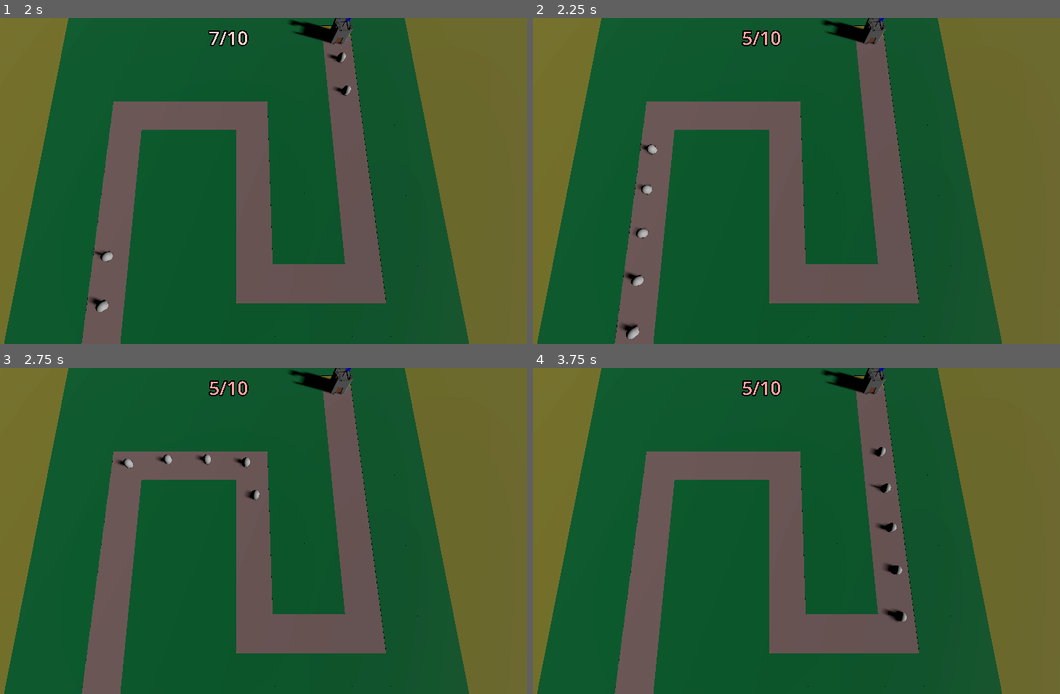
Above: before the commit, frames 1-4 (two rows, left to right).
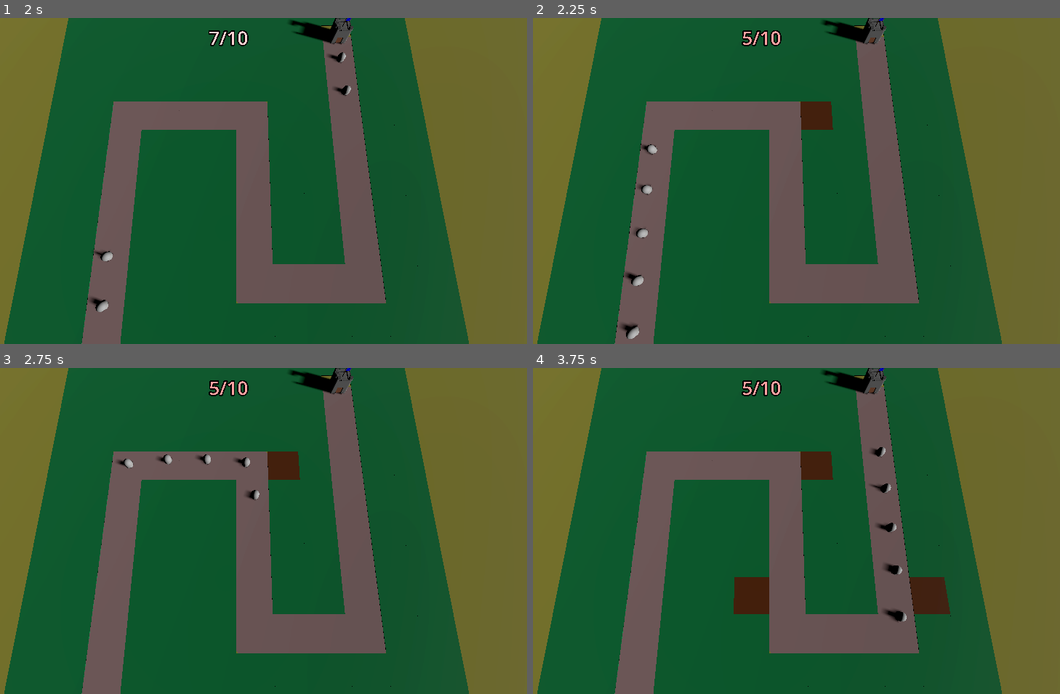
Above: after the commit, the same moments.

Repository: SpookyUboa/barbarian-blaster
Game: Godot game, scene res://Scenes/BaseScene.tscn
Two runs of this game, one before a commit and one after it. Both use one fixed random seed, a clock stepped at 60 frames per second and the inputs below.
Inputs (mouse positions are in pixels of both pictures, inside the frame that each line leads up to):
- Up to frame 1 (2 s): move the mouse to (363, 164) at 0.52 s; press the mouse at (363, 164) at 0.53 s; move the mouse to (121, 197) at 1.27 s; release the mouse at (121, 197) at 1.28 s; click (121, 197) at 1.35 s
- Up to frame 2 (2.25 s): move the mouse to (828, 109) at 2.02 s; press the mouse at (828, 109) at 2.03 s
- Up to frame 3 (2.75 s): no input
- Up to frame 4 (3.75 s): move the mouse to (738, 596) at 2.77 s; release the mouse at (738, 596) at 2.78 s; click (738, 596) at 2.85 s; move the mouse to (944, 579) at 3.52 s; press the mouse at (944, 579) at 3.53 s

Frame 1 is identical in both runs. In frame 2, 0.5% of the frame differs, in the area x 50-57%, y 25-35%; in frame 3, 0.5%; in frame 4, 2.0%, in the area x 38-80%, y 25-76%.

Commit message:
cell detection on click

Diff:
--- a/RayPickerCamera/ray_picker_camera.gd
+++ b/RayPickerCamera/ray_picker_camera.gd
@@ -2,9 +2,21 @@
 
 @onready var ray_cast_3d: RayCast3D = $RayCast3D
 
+@export var gridmap : GridMap
 
 func _process(delta: float) -> void:
 	var mouse_position : Vector2 = get_viewport().get_mouse_position()
 	ray_cast_3d.target_position = project_local_ray_normal(mouse_position) * 100.0
 	ray_cast_3d.force_raycast_update()
-	print(ray_cast_3d.get_collider())
+
+	if ray_cast_3d.is_colliding():
+		Input.set_default_cursor_shape(Input.CURSOR_POINTING_HAND)
+		var collider = ray_cast_3d.get_collider()
+		if collider is GridMap:
+			if Input.is_action_pressed("click"):
+				var collision_point = ray_cast_3d.get_collision_point()
+				var cell = gridmap.local_to_map(collision_point)
+				if gridmap.get_cell_item(cell) == 1:
+					gridmap.set_cell_item(cell, 2)
+	else:
+		Input.set_default_cursor_shape(Input.CURSOR_ARROW)
--- a/Scenes/BaseScene.tscn
+++ b/Scenes/BaseScene.tscn
@@ -47,7 +47,8 @@
 material_override = SubResource("StandardMaterial3D_17wik")
 size = Vector3(100, 2, 100)
 
-[node name="RayPickerCamera" parent="." instance=ExtResource("1_cystc")]
+[node name="RayPickerCamera" parent="." node_paths=PackedStringArray("gridmap") instance=ExtResource("1_cystc")]
+gridmap = NodePath("../GridMap")
 
 [node name="GridMap" type="GridMap" parent="."]
 mesh_library = ExtResource("1_143bo")
--- a/project.godot
+++ b/project.godot
@@ -18,3 +18,11 @@
 [filesystem]
 
 import/fbx/enabled=false
+
+[input]
+
+click={
+"deadzone": 0.5,
+"events": [Object(InputEventMouseButton,"resource_local_to_scene":false,"resource_name":"","device":-1,"window_id":0,"alt_pressed":false,"shift_pressed":false,"ctrl_pressed":false,"meta_pressed":false,"button_mask":0,"position":Vector2(0, 0),"global_position":Vector2(0, 0),"factor":1.0,"button_index":1,"canceled":false,"pressed":false,"double_click":false,"script":null)
+]
+}
Not shown: 6 places in MeshLibraries/SpaceLibrary.tres that only renumber resources
